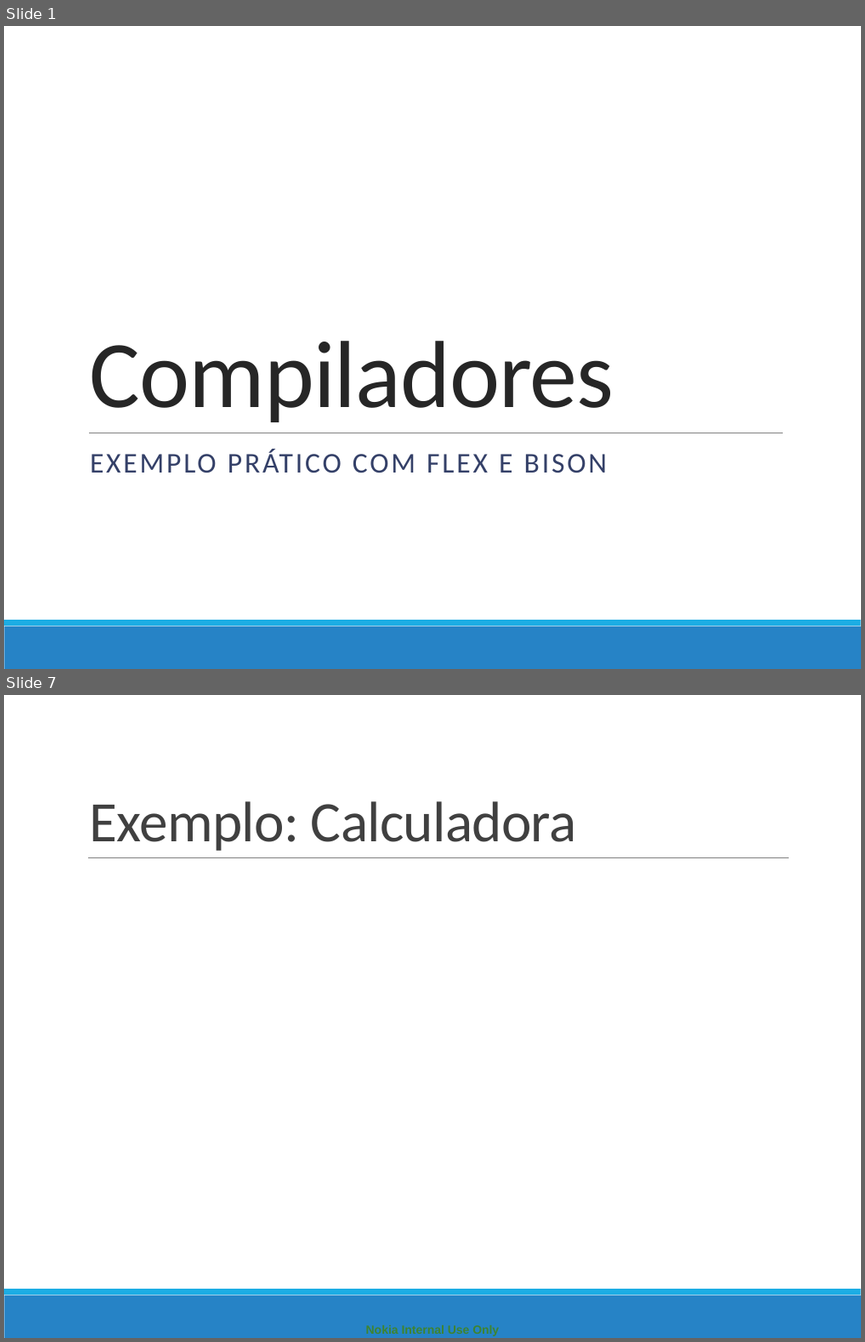
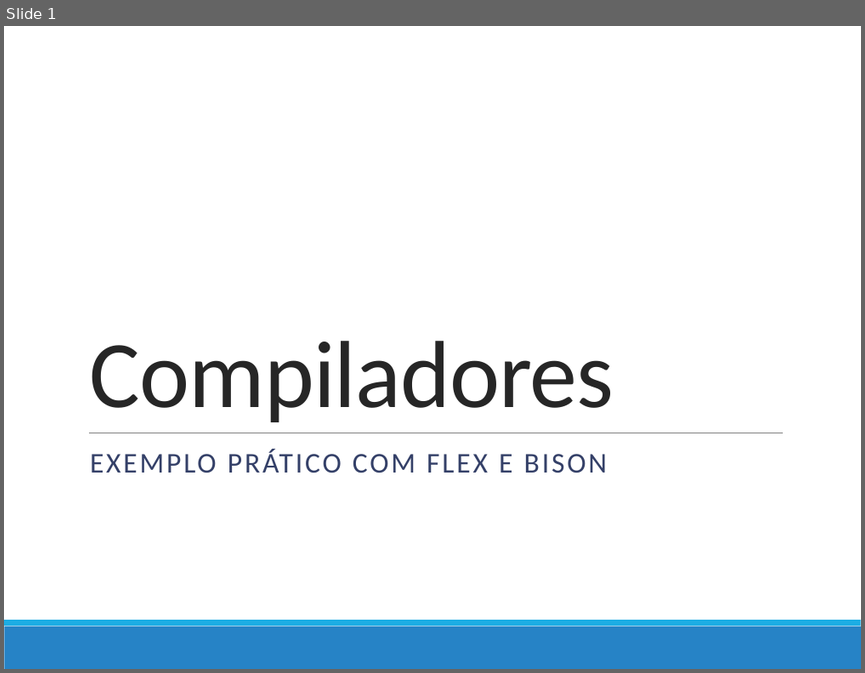
Before and after one commit to darlissonmar/compz-equipe-05-2013-1, a slide deck: trabalho-04/Apresentacao/Apresentacao_Compiladores.pptx. Shown one above the other, each under a label of ours: slides 1 and 7 before the commit, slide 1 after it; the slides between them are not shown. The pictures are 865x1342 and 865x673 pixels, drawn with LibreOffice and Linux fonts; fonts in the diff are those of the drawing. Boxes give left, top, right and bottom in pixels: in the first picture for what was removed or moved away, otherwise in the second. Text is boxed around its words. In the diff, an @@ line names an element or a change of style, - is before the commit and + after.

```diff
--- a/trabalho-04/Apresentacao/Apresentacao_Compiladores.pptx
+++ b/trabalho-04/Apresentacao/Apresentacao_Compiladores.pptx
@@ slide 7 removed at (4,695,861,1338), background #FFFFFF; not listed: 2 template elements that a slide beside it also shows @@
@@ title removed at (90,801,577,851) @@
-Exemplo: Calculadora
@@ line removed from (88, 858) to (788, 858) @@
@@ text removed at (366,1325,499,1336) @@
-Nokia Internal Use Only
```
Also in this commit, not shown: 37 slides changed, 118 slides added, 5 other slides removed.
